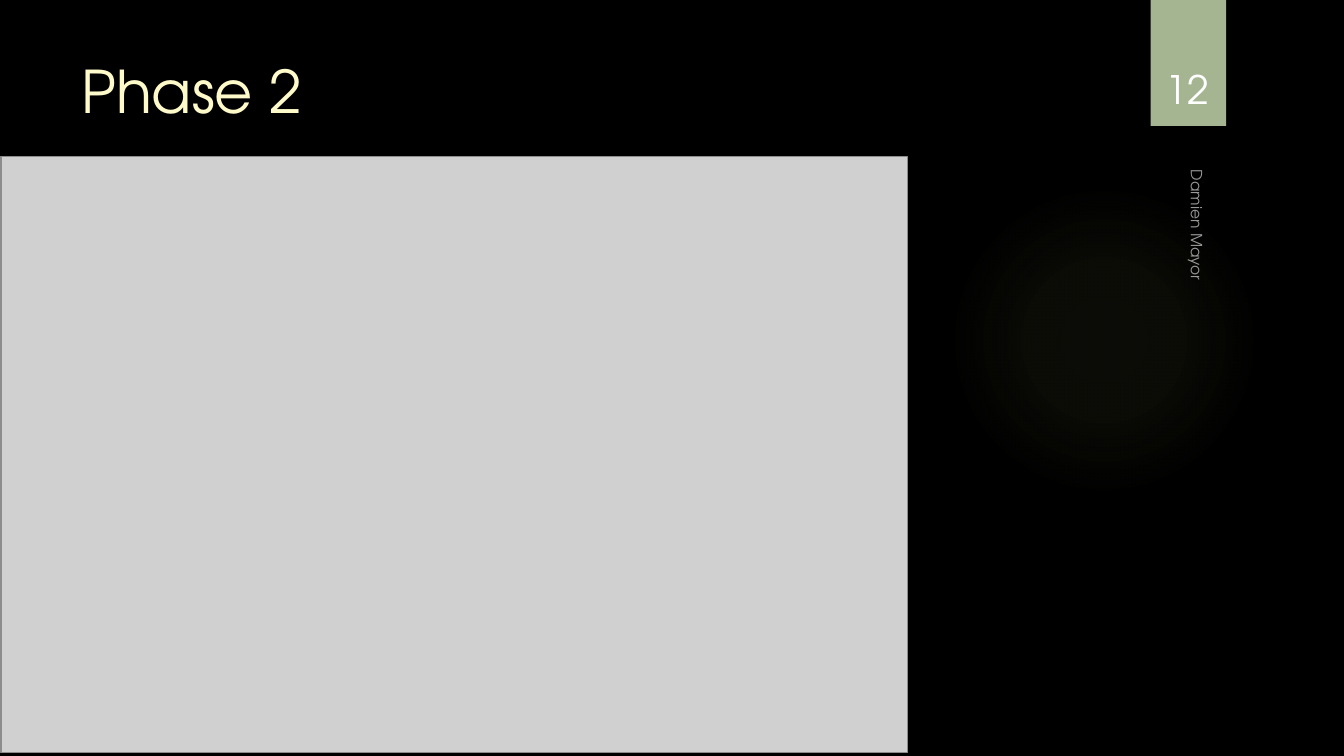
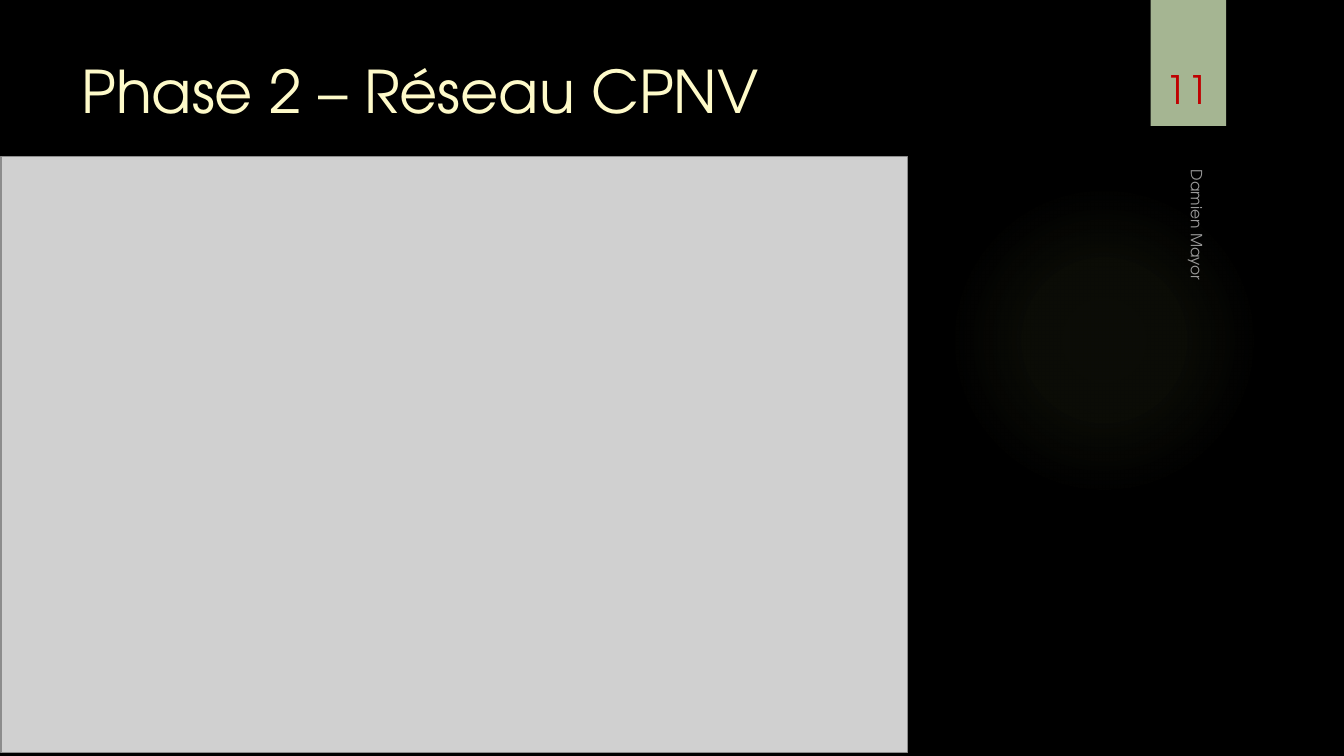
Before and after one commit to damienmayor/TPI, a slide deck: slide 11 of Présentation/Présentation TPI DMA.pptx (slide 12 before the commit). Drawn at 1344x756 pixels with LibreOffice and Linux fonts; fonts in the diff are those of the drawing; grey boxes stand for pictures; background and template pictures are left out. Boxes give left, top, right and bottom in pixels: in the first picture for what was removed or moved away, otherwise in the second. Text is boxed around its words. In the diff, an @@ line names an element or a change of style, - is before the commit and + after.

```diff
--- a/Présentation/Présentation TPI DMA.pptx
+++ b/Présentation/Présentation TPI DMA.pptx
@@ title at (81, 68, 758, 114): text changed @@
-Phase 2
+Phase 2 – Réseau CPNV
@@ page number at (1166, 75, 1209, 104): text changed; text colour #FFFFFF to #C00000 @@
-12
+11
```
Also in this commit, not shown: 11 other slides changed, 4 slides added, 4 slides removed, 1 other file.
